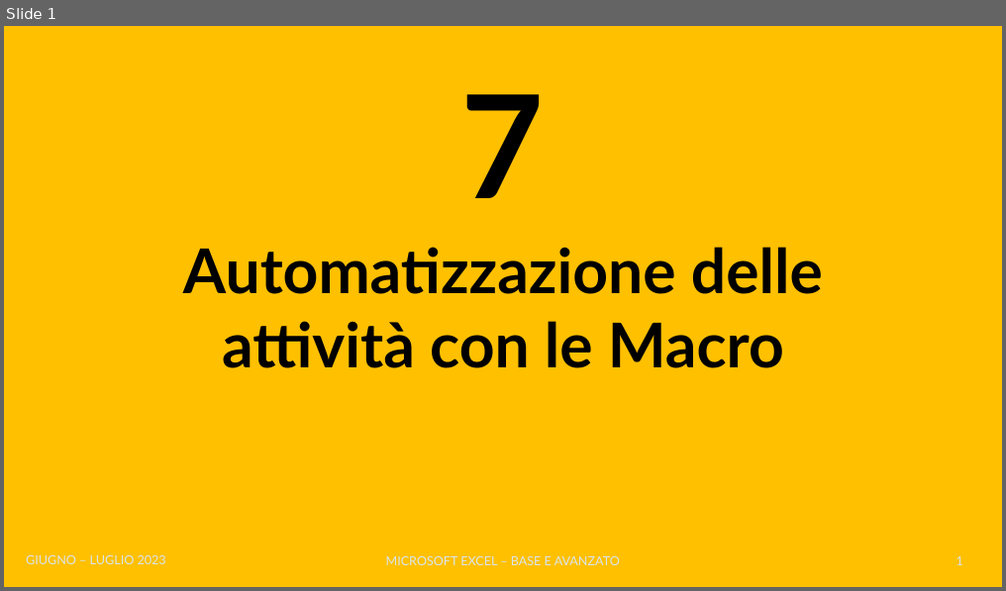
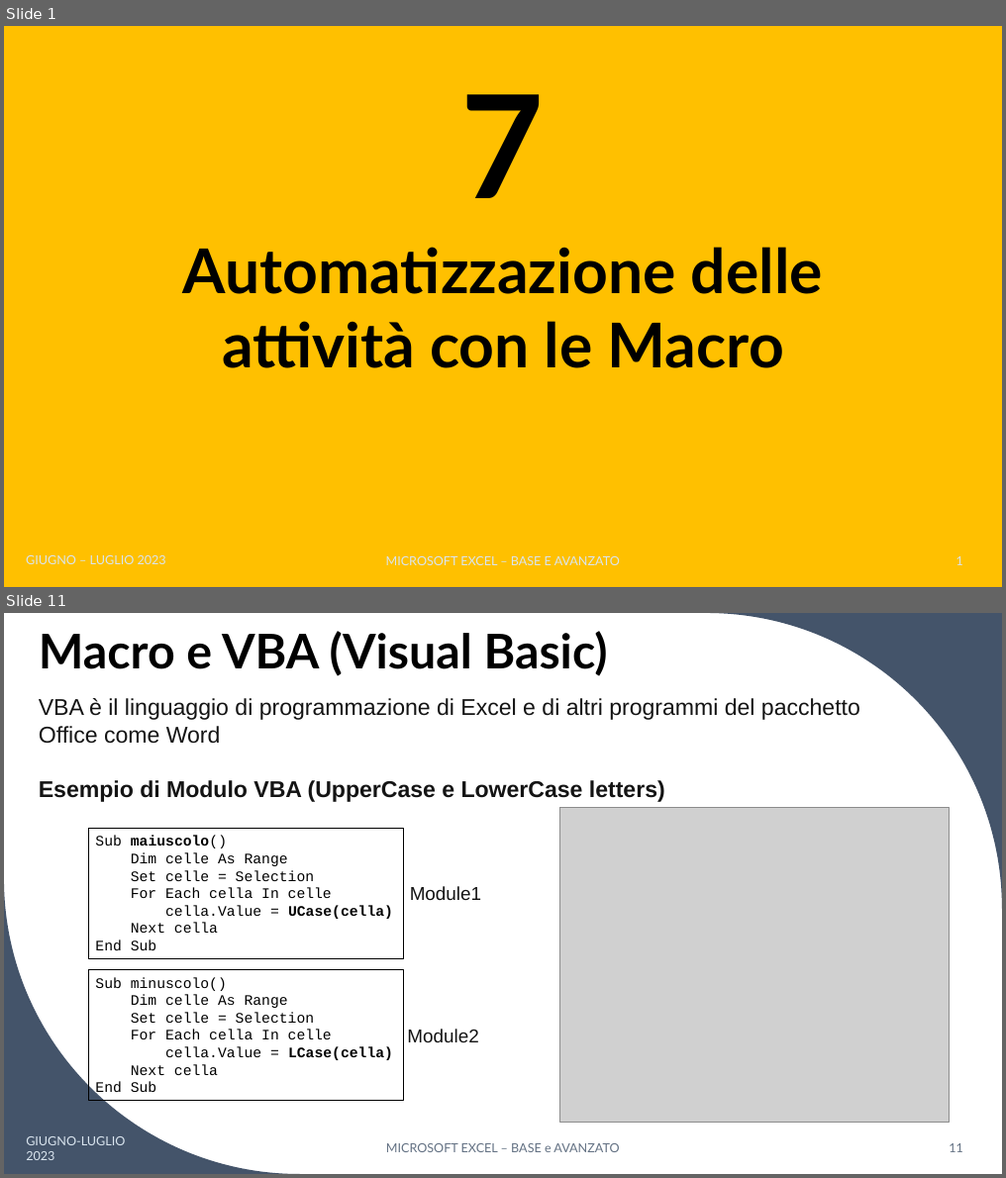
Before and after one commit to teispir/excel, a slide deck: ppt/Corso_Excel_Base_Avanzato_Parte7.pptx. Shown one above the other, each under a label of ours: slide 1 before the commit, slides 1 and 11 after it; the slides between them are not shown. The pictures are 1006x591 and 1006x1178 pixels, drawn with LibreOffice and Linux fonts; fonts in the diff are those of the drawing; grey boxes stand for pictures. Boxes give left, top, right and bottom in pixels: in the first picture for what was removed or moved away, otherwise in the second. Text is boxed around its words. In the diff, an @@ line names an element or a change of style, - is before the commit and + after.

```diff
--- a/ppt/Corso_Excel_Base_Avanzato_Parte7.pptx
+++ b/ppt/Corso_Excel_Base_Avanzato_Parte7.pptx
@@ slide 11 added at [4,613,1002,1174], background #FFFFFF @@
@@ title added at [39,631,608,676], 46 pt, text #000000, bold @@
+Macro e VBA (Visual Basic)
@@ freeform shape added at [706,613,1002,909], fill #44546A @@
@@ text added at [39,698,860,802], 22 pt, text #141414 @@
+VBA è il linguaggio di programmazione di Excel e di altri programmi del pacchetto Office come Word
+Esempio di Modulo VBA (UpperCase e LowerCase letters)
@@ picture added at [560,808,948,1123] @@
@@ rectangle added at [88,828,403,959], outline #000000 1 pt, 14 pt, text #000000 @@
+Sub maiuscolo()
+Dim celle As Range
+Set celle = Selection
+For Each cella In celle
+cella.Value = UCase(cella)
+Next cella
+End Sub
@@ freeform shape added at [4,878,300,1174], fill #44546A @@
@@ text added at [410,886,481,900], 18 pt, text #141414 @@
+Module1
@@ rectangle added at [88,970,403,1101], outline #000000 1 pt, 14 pt, text #000000 @@
+Sub minuscolo()
+Dim celle As Range
+Set celle = Selection
+For Each cella In celle
+cella.Value = LCase(cella)
+Next cella
+End Sub
@@ text added at [407,1029,478,1043], 18 pt, text #141414 @@
+Module2
@@ text added at [26,1137,125,1160], 12 pt, text #DAE5EF @@
+GIUGNO-LUGLIO 2023
@@ text added at [386,1144,619,1153], 12 pt, text #637183 @@
+MICROSOFT EXCEL – BASE e AVANZATO
@@ page number added at [948,1144,963,1153], 12 pt, text #637183 @@
+11
```
Also in this commit, not shown: 12 other slides added, 49 other files.
